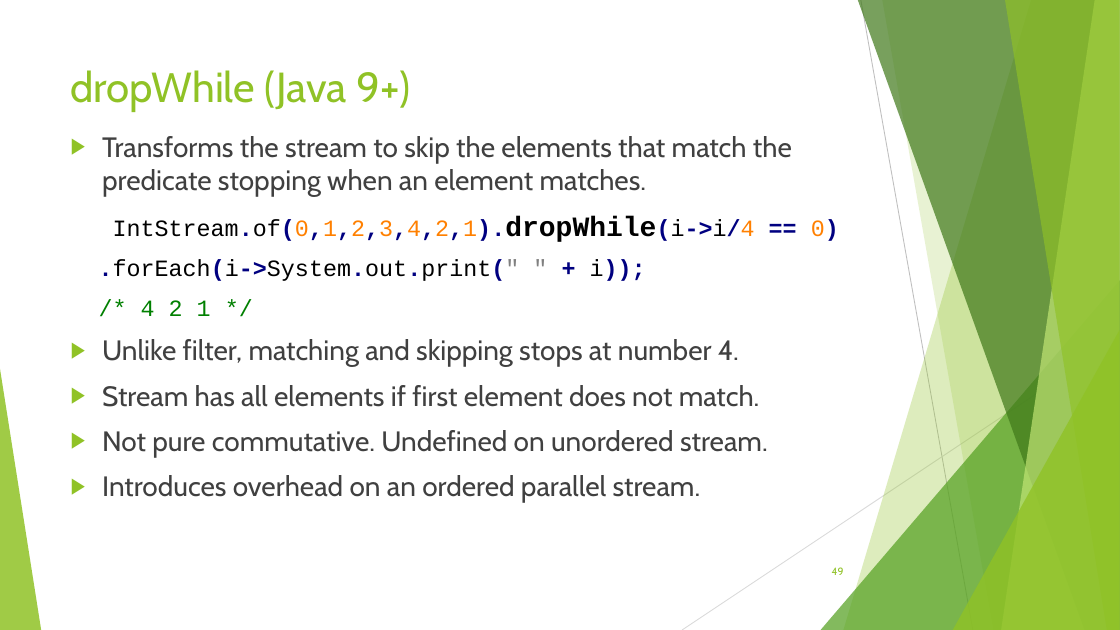
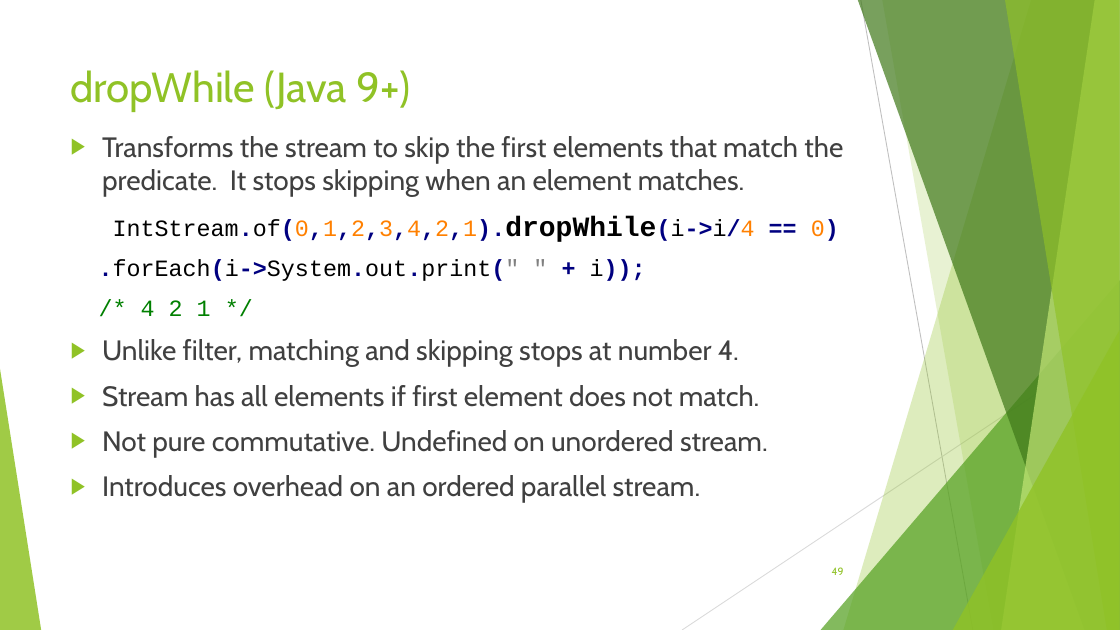
Before and after one commit to RichardRoda/2017-CodePaLOUsa-Lambda, a slide deck: slide 49 of Learning to Love the Lambda in the Stream.pptx. Drawn at 1120x630 pixels with LibreOffice and Linux fonts; fonts in the diff are those of the drawing. Boxes give left, top, right and bottom in pixels: in the first picture for what was removed or moved away, otherwise in the second. Text is boxed around its words. In the diff, an @@ line names an element or a change of style, - is before the commit and + after.

Commit message:
Clean up takeWhile and dropWhile slides.  Update .pdf with latest changes.

```diff
--- a/Learning to Love the Lambda in the Stream.pptx
+++ b/Learning to Love the Lambda in the Stream.pptx
@@ text at (102,136,843,197): text changed @@
-▶ Transforms the stream to skip the elements that match the predicate stopping when an element matches.
+▶ Transforms the stream to skip the first elements that match the predicate. It stops skipping when an element matches.
```
Also in this commit, not shown: 8 other slides changed, 1 other file.
